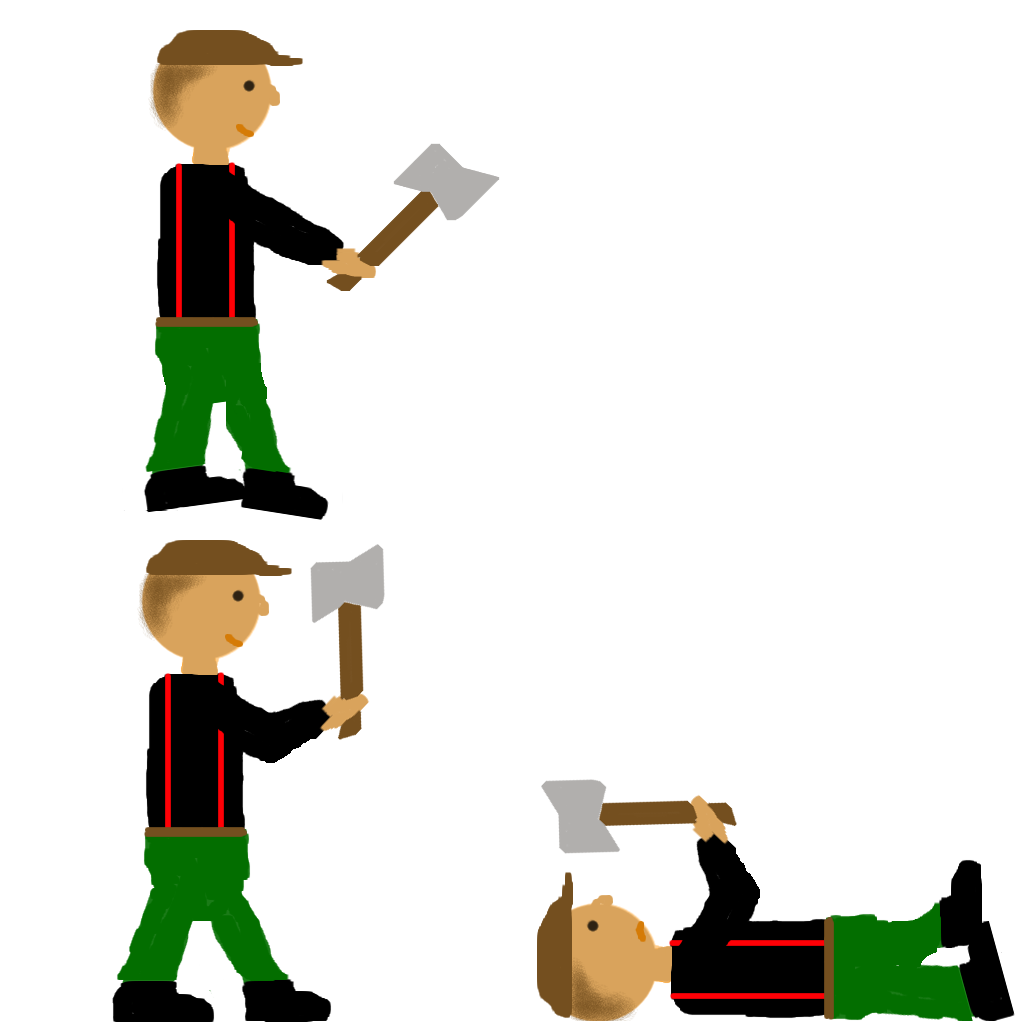
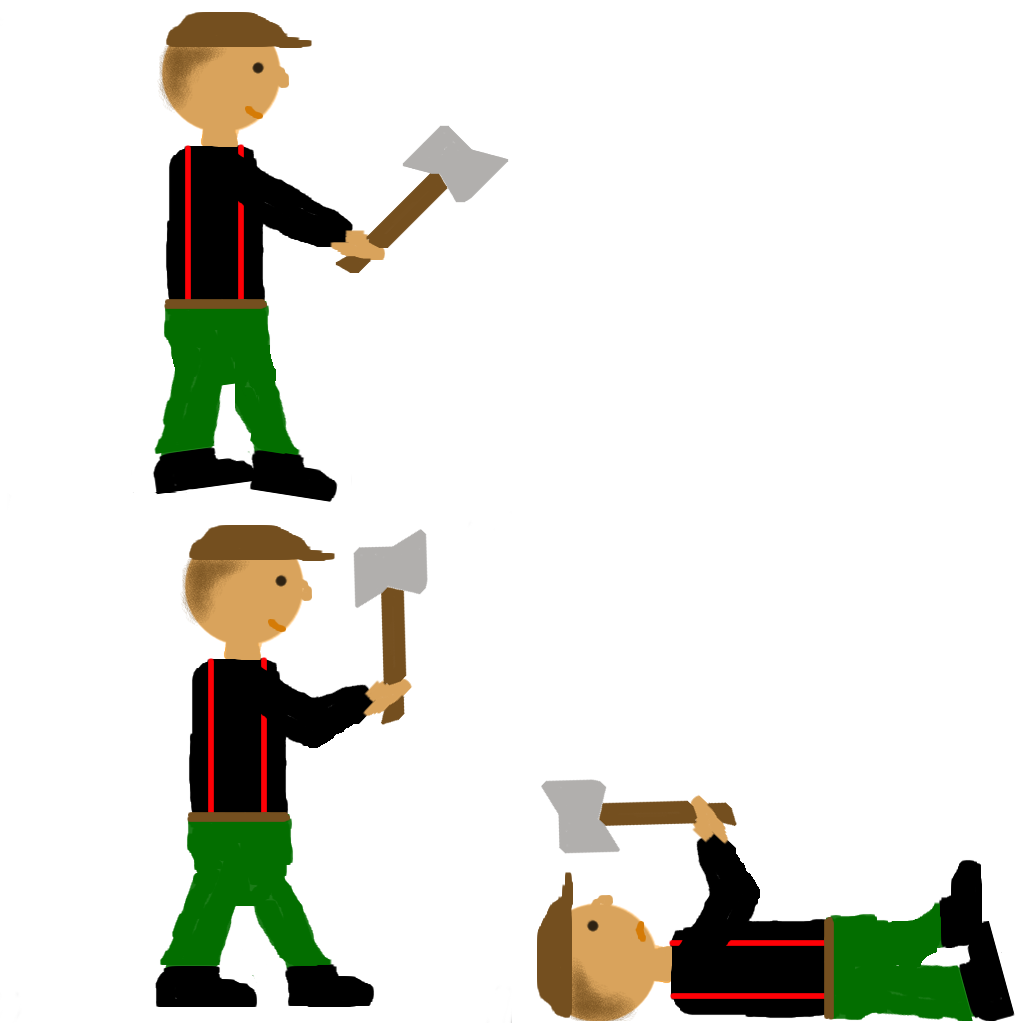
Layer changes from the first (1024, 1024) image to the second:
added layer "Pasted Layer" above "Background" over [16, 511, 512, 1023]
painted on "Background" over [9, 12, 509, 1022]
